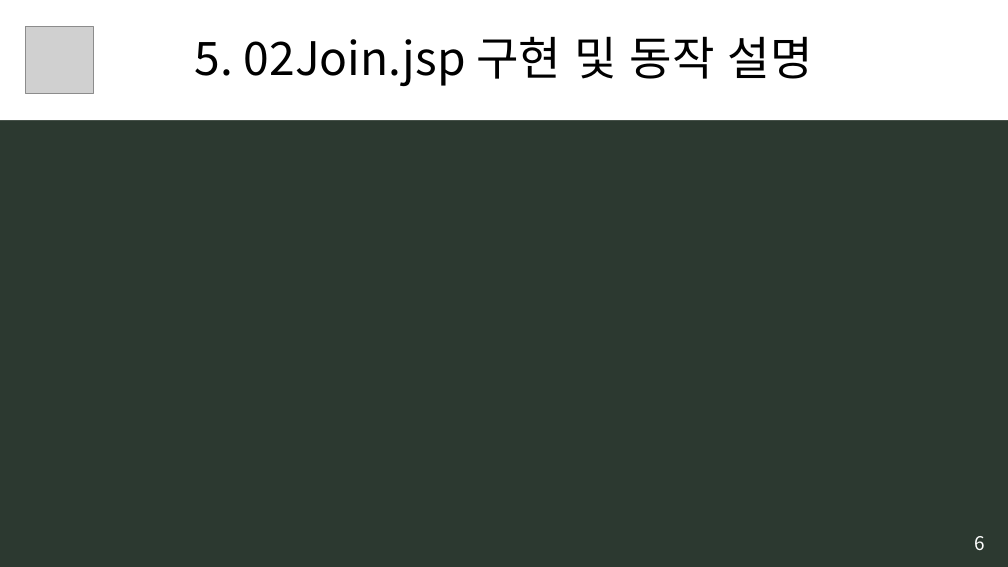
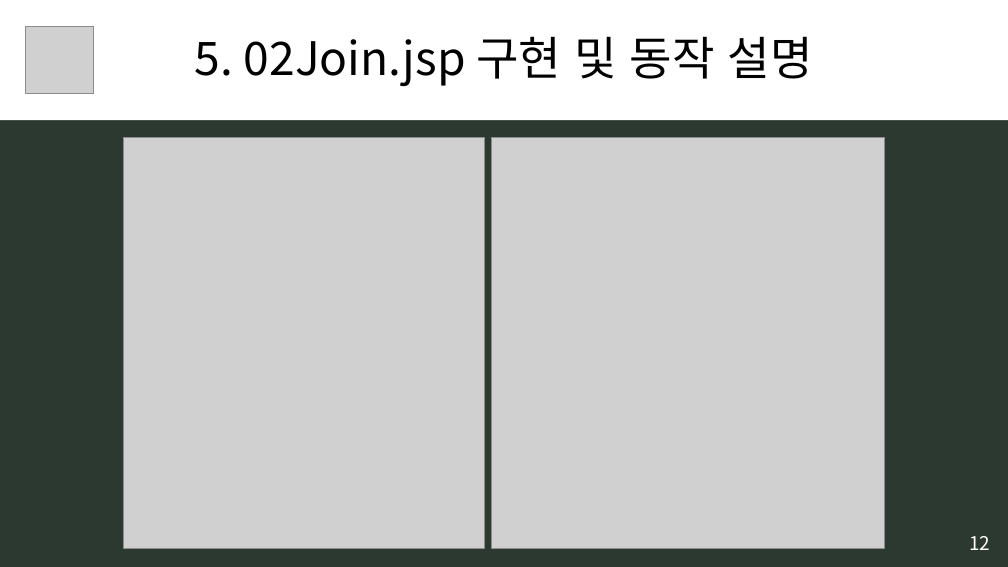
Before and after one commit to B735244/Bigdata_UI_Bogeum, a slide deck: slide 13 of 0. 모듈시험자료/[모듈] 7. 서버프로그램 구현.pptx (slide 9 before the commit). Drawn at 1008x567 pixels with LibreOffice and Linux fonts; fonts in the diff are those of the drawing; grey boxes stand for pictures. Boxes give left, top, right and bottom in pixels: in the first picture for what was removed or moved away, otherwise in the second. Text is boxed around its words. In the diff, an @@ line names an element or a change of style, - is before the commit and + after.

```diff
--- a/0. 모듈시험자료/[모듈] 7. 서버프로그램 구현.pptx
+++ b/0. 모듈시험자료/[모듈] 7. 서버프로그램 구현.pptx
@@ picture added at box(123, 138, 484, 548) @@
@@ picture added at box(492, 138, 885, 548) @@
@@ text at box(969, 536, 990, 550): text changed @@
-6
+12
```
Also in this commit, not shown: 9 other slides changed, 7 slides added, 14 other files.
